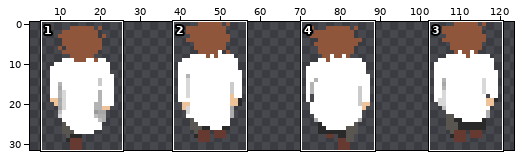
Two states of a sprite sheet, static/imgs/scientist_walk_right.png. The first picture is a wide view before the edit; the outline marks the close-up.
Close-up. Before the commit:
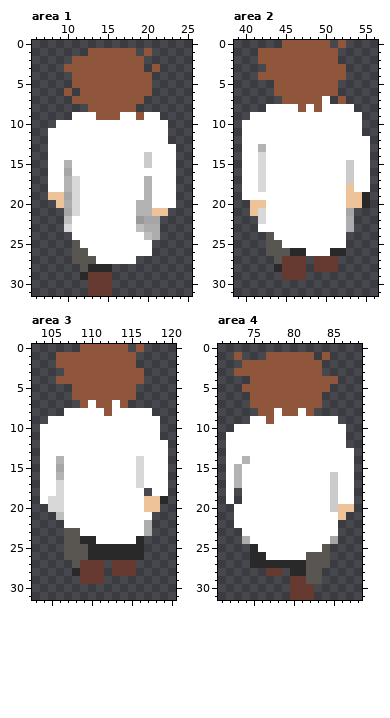
The file is 128x32 pixels. Colours within 5 levels of each other are drawn and written as one. Shown: area 1: x 6..25, y 0..31; area 2: x 39..56, y 0..31; area 3: x 103..120, y 0..31; area 4: x 71..88, y 0..31. The wide view leaves out empty margins.
The same view after the edit:
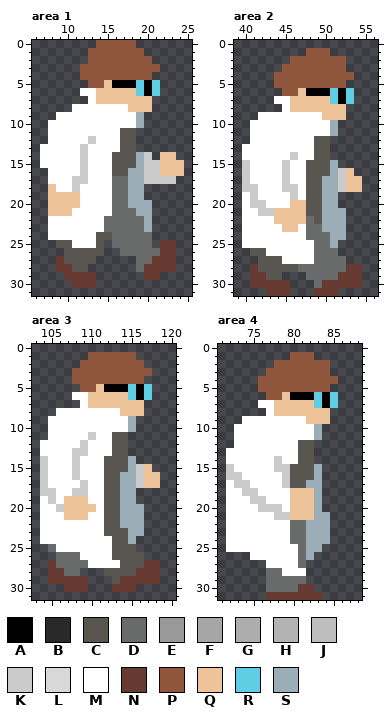
Palette (. is transparent): A #000000  B #292929  C #595652  D #696a6a  E #999999  F #a6a6a6  G #adadad  H #b3b3b3  J #bebebe  K #cbcbcb  L #d8d8d8  M #ffffff  N #663931  P #8f563b  Q #eec39a  R #5fcde4  S #9badb7
Diff:
Changed rows in their new state; - is an unchanged pixel.
Area 1:
first column x 7:
 0 -------PPPPP------
 1 ------------P.----
 2 ----..-------P----
 3 ---..--------P----
 4 ----.-------------
 5 ----..--QAAARAR---
 6 ---.-MMQQQQQRAR---
 7 ----..MQQQQQQQ----
 8 ----MMMMMMMQQQ----
 9 --MM---MMM--S..---
10 -M----------S...--
11 ----------CC....--
12 ------K---CC....--
13 M----K----CC.....-
14 M----K---CCCS-.QQ-
15 M--M-K---CCCS-KQQQ
16 ---M-K---CCSSKKQQQ
17 ---MKK---DDSSKKKK-
18 -Q-MK----DDSS....-
19 ---QQ----DDSS....-
20 -Q-QQ----DDSSS...-
21 -QQQM----DDDSS..--
22 -MMM----DDDDDS.---
23 -MMM----DDDDDS.---
24 -MMM---CCDDDDD.---
25 --CCM--C.DDDDD-NN-
26 ---C--CC..DDDDDNN-
27 --NC---.....DDNNN-
28 --NNC-...---DNNNN-
29 ---NNN-..----NN---
30 ----NN-..---------
31 ------...---------
Area 2:
first column x 40:
 0 -----......-.---
 1 --......---.----
 2 --....------P---
 3 ---..-----------
 4 --..---------P--
 5 ------------P---
 6 ----.--QAAARAR--
 7 ----MMQQQQQRAR--
 8 ---..-QQQQQQQ.--
 9 -.--------QQQ..-
10 .----------S...-
11 .----------S...-
12 .--------CC.....
13 --M------CC.....
14 --M---K--CC.....
15 K-M--K--CCCS....
16 K-M--K--CCCSKQ..
17 K-M--K--CCSSKQQ.
18 KKM--KK-CCSSK-Q.
19 -K----K-CCSS....
20 MKK---QQCCSS....
21 MMKKQQQQCCSSS.--
22 MMM-QQQQDCSSS.--
23 MM---QQ-DDSSS.--
24 MMMM----DDDSS---
25 MMMMM----DDS.---
26 -CCMMMMM-DDD.---
27 --CC-MMMMDDDD---
28 -NCCCCCDDDDDDNN-
29 -NNCC...DDDDNNN-
30 -NNNNN---DNNNNN-
31 ---NNN---NNN----
Area 3:
first column x 104:
 0 -----......-.---
 1 --....----------
 2 --...-------P---
 3 ---.---------P--
 4 --..------------
 5 ----.--QAAARAR--
 6 ----MMQQQQQRAR--
 7 -----MQQQQQQQ---
 8 --M-----M-QQQ.--
 9 -----------S...-
10 .----------S...-
11 .-----K--CC....-
12 -----K---CC.....
13 ----KK---CC.....
14 K-M-K---CCCS....
15 K-M-K---CCCSKQ..
16 K-M-K---CCSSKQQ.
17 K-M--K--CCSSKQQ.
18 KKM-KK--CCSS.-..
19 -KMQQQ--CCSS....
20 MMKQQQQ-CCSSS..-
21 MMMQQQ--CCSSS.--
22 MMM-----CCSSS.--
23 MMMMM---CCCSS.--
24 MMMMMMM--CCS.---
25 -DMMMMMMMCCC.---
26 --DDDMMMMCCCC---
27 -NDDDDMMMMCCCNN-
28 -NNDD...CCCCNNN-
29 -NNNN-..-CNNNNN-
30 ---NNN---NNN----
Area 4:
first column x 72:
 1 -.---...----.---
 2 --....------P---
 3 -....-------P---
 4 ---.------------
 5 --..------------
 6 ---..--QAAARAR--
 7 ---.MMQQQQQRAR--
 8 ----.MQQQQQQQ---
 9 --M--M----QQQ.--
10 -----------S...-
11 .----------S...-
12 .--------CC....-
13 ---------CC.....
14 --M---K--CC.....
15 KM----KKCCCS....
16 KK-----KCCCS....
17 -KK----KCCSS....
18 -MKK----QQQS....
19 -M-KK---QQQS....
20 M---KKK-QQQS....
21 M-----KKQQQSS..-
22 M-------DDSSS.--
23 MM------DDSSS.--
24 MMM-----DDSSS.--
25 MMMM-----DSS.---
26 ---MM----DS..---
27 ---..MMMMD...---
28 -----DDMMM..----
29 -----DDDDD..----
30 -----DDDD-------
31 -----NNN---N----
Changed places in both close-ups, as pixel boxes (x1, y1, x2, y2):
changed: (40, 40, 184, 296)
changed: (242, 40, 370, 296)
changed: (40, 344, 168, 592)
changed: (226, 352, 354, 600)
